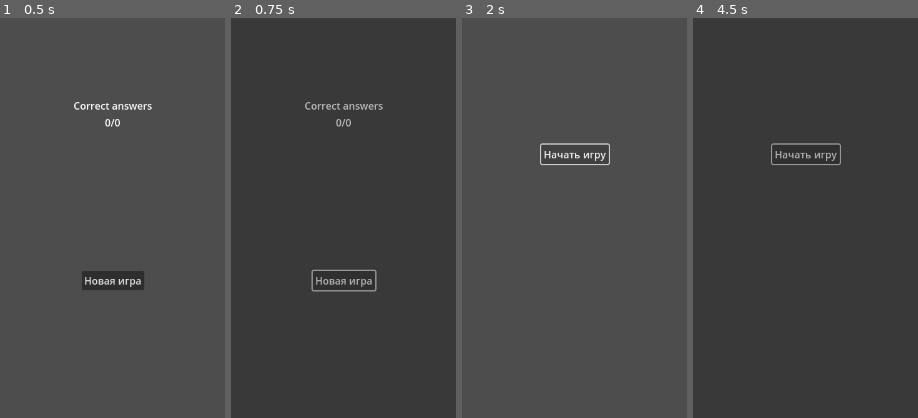
Above: before the commit, frames 1-4 (left to right).
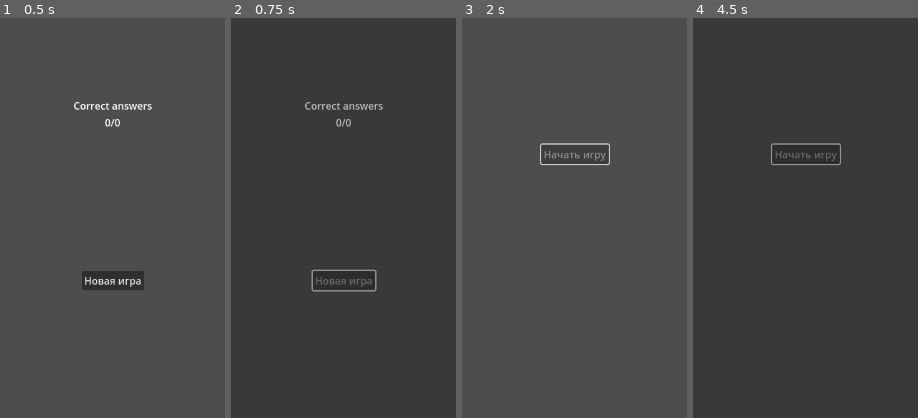
Above: after the commit, the same moments.

Repository: ash4rk/ad-aurum-quiz
Game: Godot game, scene res://scenes/end_game_screen.tscn
Two runs of this game, one before a commit and one after it. Both use one fixed random seed, a clock stepped at 60 frames per second and the inputs below. This scene is started directly instead of the project's main scene.
Inputs (mouse positions are % of the whole screen's width and height, from its top left):
- Up to frame 1 (0.5 s): no input
- Up to frame 2 (0.75 s): click "Новая игра" at 0.5 s
- Up to frame 3 (2 s): click (50, 50) at 1.25 s, where only the run before the commit has a clickable "Начать игру"
- Up to frame 4 (4.5 s): click (50, 50) at 2 s, where only the run before the commit has a clickable "Начать игру"; click "4" at 2.75 s; click "4" at 3.5 s; click "Начать игру" at 4.25 s
The pictures show only the part of the screen within x 25-75%, y 33-83%; the shares and areas given below are measured in that part.

Frame 1 is identical in both runs. In frame 2, 0.2% of the frame differs, in the area x 37-63%, y 64-68%; in frame 3, 0.2%, in the area x 36-64%, y 33-36%; in frame 4, 0.2%.

Commit message:
FIX: Block buttons while screen transitioning

Diff:
--- a/main.gd
+++ b/main.gd
@@ -3,9 +3,13 @@
 const QUESTION_SCREEN_PATH = "res://scenes/question_screen.tscn"
 
 @onready var answers_number_option: OptionButton = $CanvasLayer/HBoxContainer/AnswersNumberOption
+@onready var play_button: Button = $CanvasLayer/PlayButton
 
 func _ready():
 	await SceneManager.scene_loaded
+
+func _process(delta):
+	play_button.disabled = SceneManager.is_transitioning
 
 func _on_play_button_pressed():
 	Global.load_next_screen()
--- a/scenes/end_game_screen.gd
+++ b/scenes/end_game_screen.gd
@@ -5,9 +5,13 @@
 var correct_answers: int
 var number_of_questions: int
 @onready var correct_answers_value_label = $VBoxContainer/CorrectAnswersValueLabel
+@onready var new_game_button = $NewGameButton
 
 func _ready():
 	correct_answers_value_label.text = str(correct_answers) + "/" + str(number_of_questions)
+
+func _process(delta):
+	new_game_button.disabled = SceneManager.is_transitioning
 
 func _on_new_game_button_pressed():
 	Global.reset_game()
--- a/scenes/multi_question_screen.gd
+++ b/scenes/multi_question_screen.gd
@@ -9,11 +9,15 @@
 @onready var answer_checkboxes_container = $CanvasLayer/PanelContainer2/VBoxContainer/AnswerButtonsContainer
 @onready var popup = $CanvasLayer/FalseCorrectPopup
 @onready var popup_label = $CanvasLayer/FalseCorrectPopup/PanelContainer/VBoxContainer/FalseCorrectLabel
+@onready var next_button = $CanvasLayer/FalseCorrectPopup/PanelContainer/VBoxContainer/NextQuestionButton
 
 func _ready():
 	bg.texture = load("res://" + question.background)
 	question_label.text = question.question
 	_init_answer_checkboxes(question.answers)
+
+func _process(delta):
+	next_button.disabled = SceneManager.is_transitioning
 
 func _init_answer_checkboxes(answers: Array) -> void:
 	for answer in answers:
